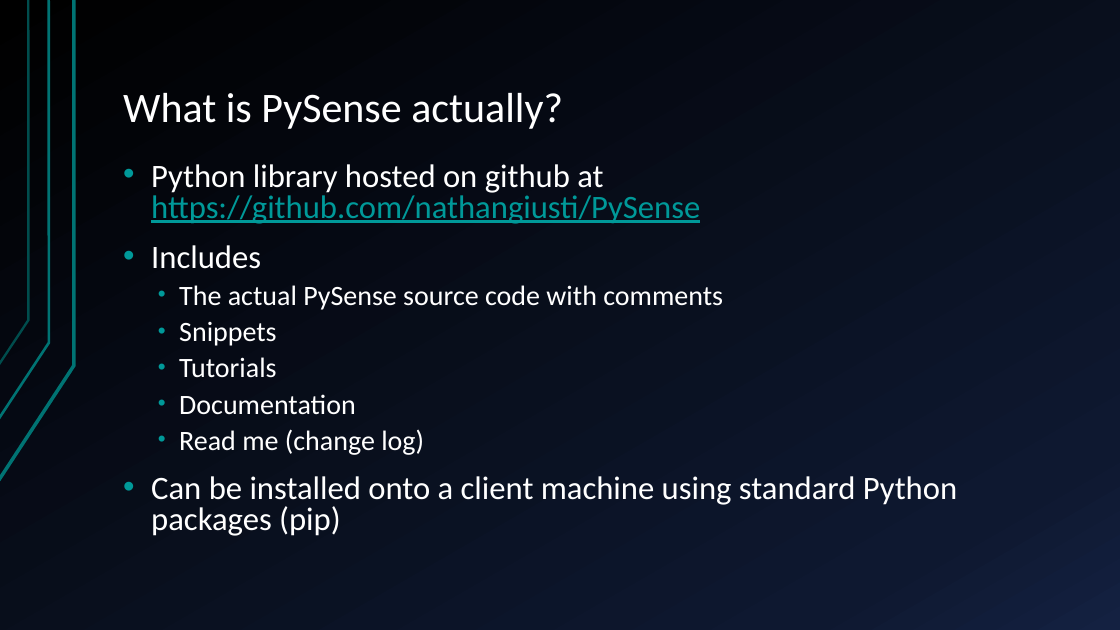
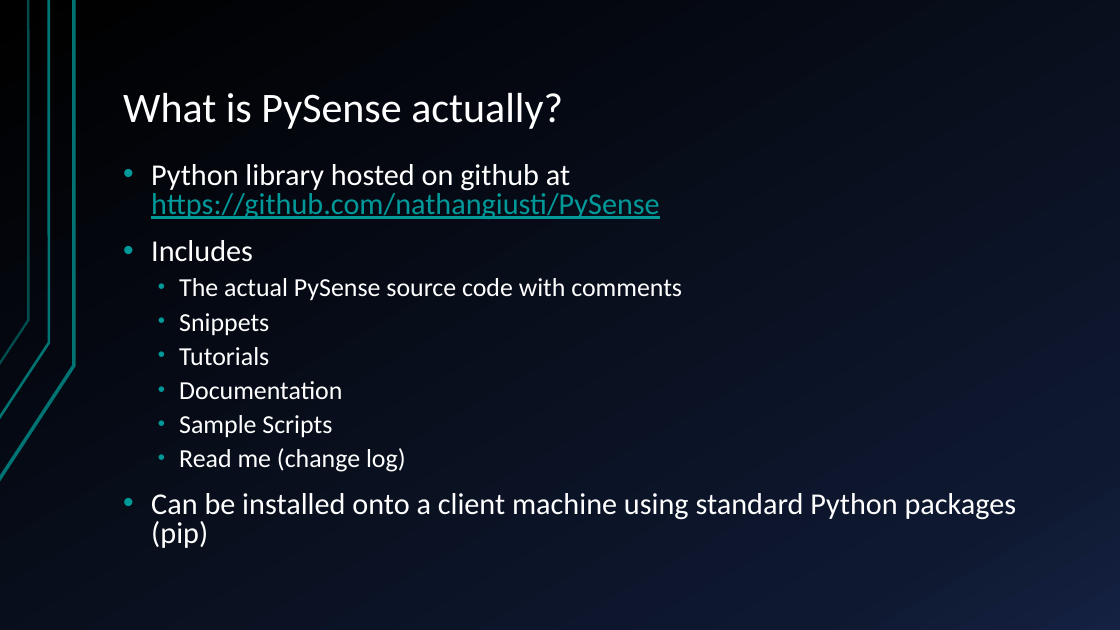
Before and after one commit to nathangiusti/PySense, a slide deck: slide 7 of PySenseTutorial.pptx (slide 6 before the commit). Drawn at 1120x630 pixels with LibreOffice and Linux fonts; fonts in the diff are those of the drawing. Boxes give left, top, right and bottom in pixels: in the first picture for what was removed or moved away, otherwise in the second. Text is boxed around its words. In the diff, an @@ line names an element or a change of style, - is before the commit and + after.

```diff
--- a/PySenseTutorial.pptx
+++ b/PySenseTutorial.pptx
@@ text at (151, 164, 1017, 548): size 28 to 25.9 pt in "Python library hosted on github at https://github.com/nathan ...", "Includes", "Can be installed onto a client machine ..."; size 24 to 22.2 pt in "The actual PySense source code with comments", "Snippets", "Tutorials", "Documentation" and 1 more places @@
@@ text at (179, 415, 332, 438): paragraph added @@
+  • Sample Scripts
```
Also in this commit, not shown: 2 other slides changed, 1 slide added, 23 other files.
